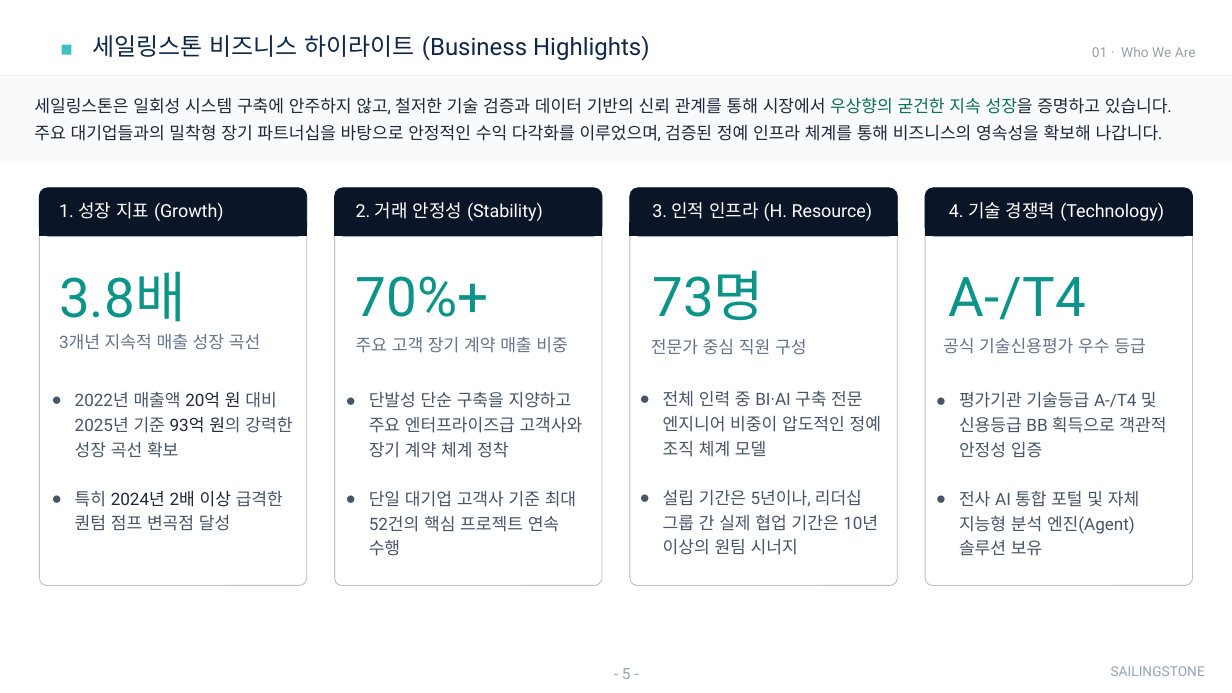
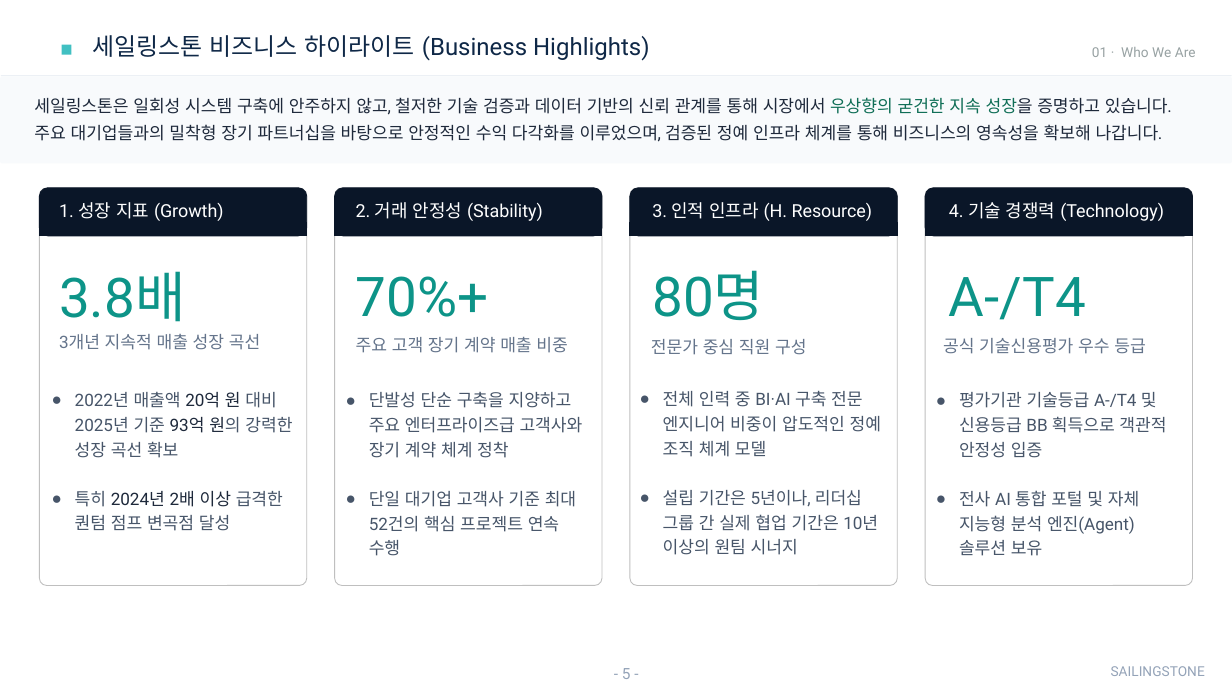
Before and after one commit to sellect-team/doc, a slide deck: slide 5 of docs/company/_source/company-intro-2026.pptx. Drawn at 1232x693 pixels with LibreOffice and Linux fonts; fonts in the diff are those of the drawing. Boxes give left, top, right and bottom in pixels: in the first picture for what was removed or moved away, otherwise in the second. Text is boxed around its words. In the diff, an @@ line names an element or a change of style, - is before the commit and + after.

```diff
--- a/docs/company/_source/company-intro-2026.pptx
+++ b/docs/company/_source/company-intro-2026.pptx
@@ text at (652, 270, 764, 320): text changed @@
-73명
+80명
```
Also in this commit, not shown: 2 other slides changed, 5 other files.
